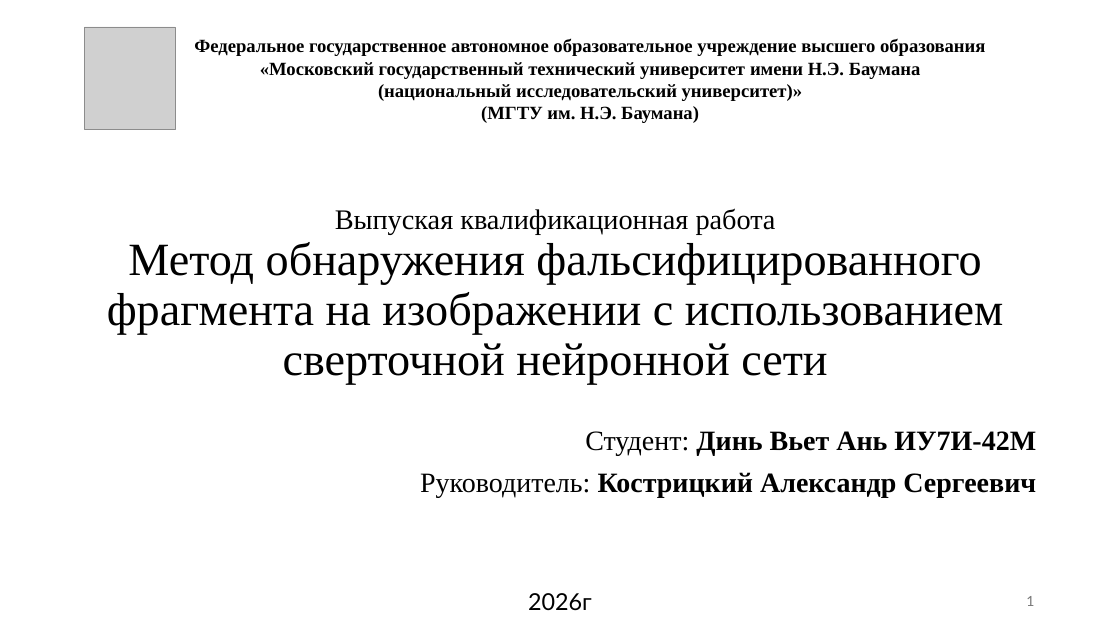
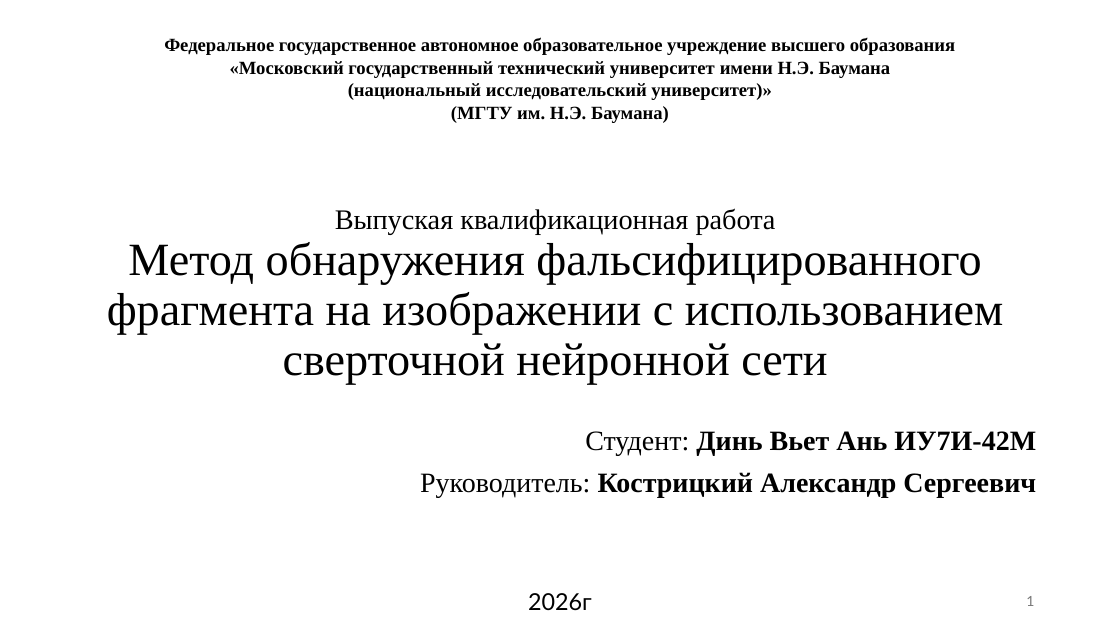
Before and after one commit to jokerva1010123/BMSTU-Diplom-Magis, a slide deck: slide 1 of presentation.pptx. Drawn at 1120x630 pixels with LibreOffice and Linux fonts; fonts in the diff are those of the drawing; grey boxes stand for pictures. Boxes give left, top, right and bottom in pixels: in the first picture for what was removed or moved away, otherwise in the second. Text is boxed around its words. In the diff, an @@ line names an element or a change of style, - is before the commit and + after.

```diff
--- a/presentation.pptx
+++ b/presentation.pptx
@@ picture removed at (x1=85, y1=27, x2=176, y2=129) @@
@@ text "Федеральное государственное автономное образовательное учреж ..." moved from (x1=194, y1=38, x2=985, y2=123) to (x1=164, y1=37, x2=955, y2=123) @@
```
Also in this commit, not shown: 6 other slides changed, 27 other files.
